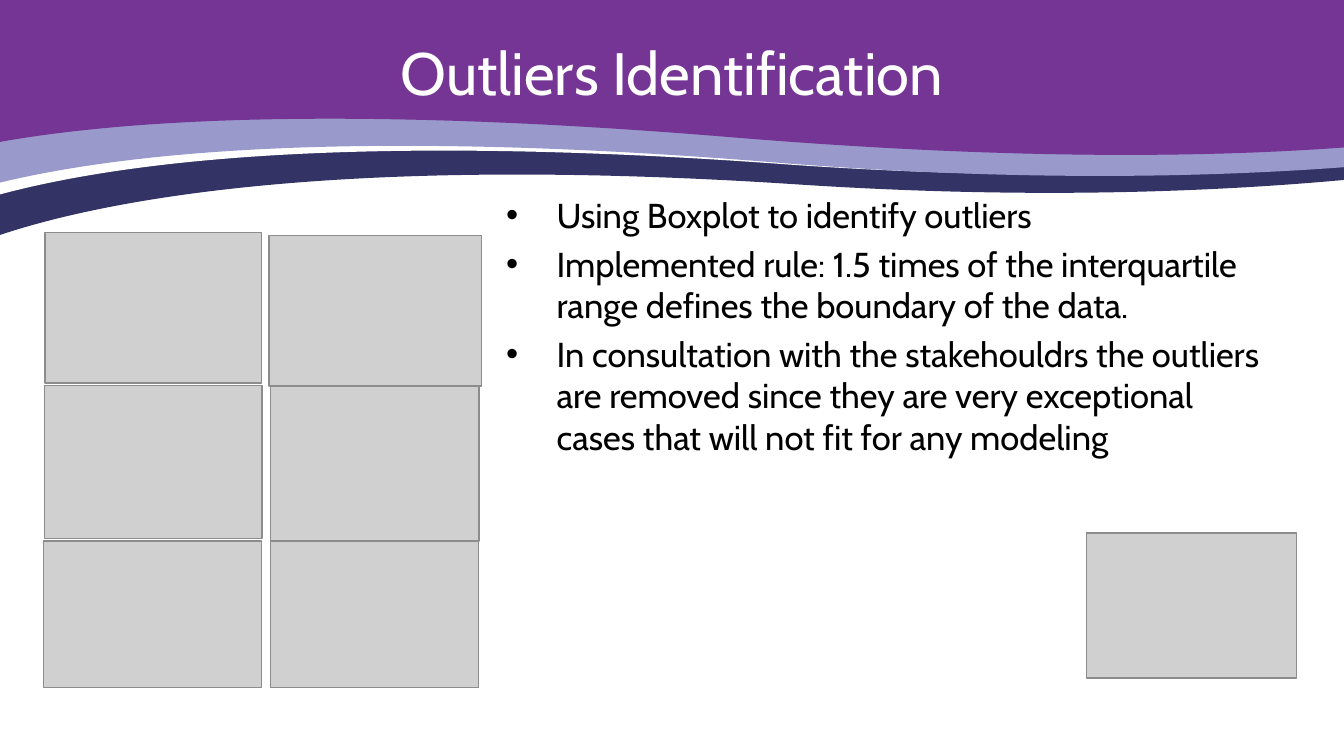
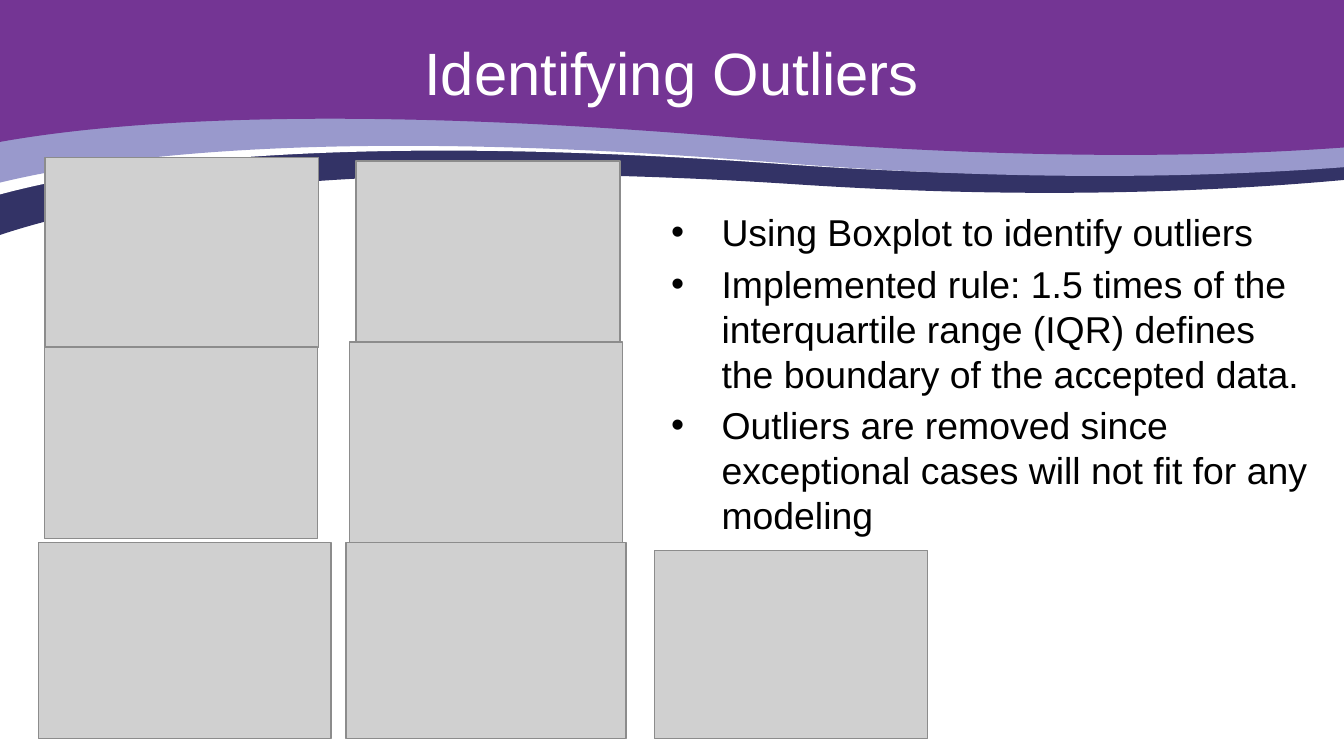
Before and after one commit to bparsazadeh/INF1344H_Final_Project_Rep, a slide deck: slide 5 of Final-Term Project - Group 11.pptx. Drawn at 1344x756 pixels with LibreOffice and Linux fonts; fonts in the diff are those of the drawing; grey boxes stand for pictures; background and template pictures are left out. Boxes give left, top, right and bottom in pixels: in the first picture for what was removed or moved away, otherwise in the second. Text is boxed around its words. In the diff, an @@ line names an element or a change of style, - is before the commit and + after.

```diff
--- a/Final-Term Project - Group 11.pptx
+++ b/Final-Term Project - Group 11.pptx
@@ title at [424,51,919,106]: text changed; font Cabin to Arial @@
-Outliers Identification
+Identifying Outliers
@@ picture added at [46,157,319,348] @@
@@ picture added at [356,161,620,348] @@
@@ text "Using Boxplot to identify outliers": place and size @@
-text "Using Boxplot to identify outliers" at [557,202,1259,458]
+text "Using Boxplot to identify outliers" at [722,219,1307,537]
@@ picture removed at [44,233,261,383] @@
@@ picture removed at [269,235,481,386] @@
@@ text at [722,219,1253,254]: size 18.5 to 20 pt, font Cabin to Arial, highlight none to #FFFFFF in "Using Boxplot to identify outliers"; indent changed; less space between paragraphs @@
@@ text at [722,271,1307,537]: text changed; size 18.5 to 20 pt; font Cabin to Arial @@
-• Implemented rule: 1.5 times of the interquartile range defines the boundary of the data.
-• In consultation with the stakehouldrs the outliers are removed since they are very exceptional cases that will not fit for any modeling
+• Implemented rule: 1.5 times of the interquartile range (IQR) defines the boundary of the accepted data.
+• Outliers are removed since exceptional cases will not fit for any modeling
@@ picture: place and size @@
-picture at [44,386,262,539]
+picture at [44,347,317,539]
@@ picture added at [349,343,622,546] @@
@@ picture removed at [270,386,478,540] @@
@@ picture removed at [1086,534,1296,679] @@
@@ picture: place and size @@
-picture at [43,542,261,688]
+picture at [39,543,332,739]
@@ picture removed at [270,542,478,688] @@
@@ picture added at [345,543,625,739] @@
@@ picture added at [655,550,927,738] @@
```
Also in this commit, not shown: 8 other slides changed, 2 slides added, 1 other file.
